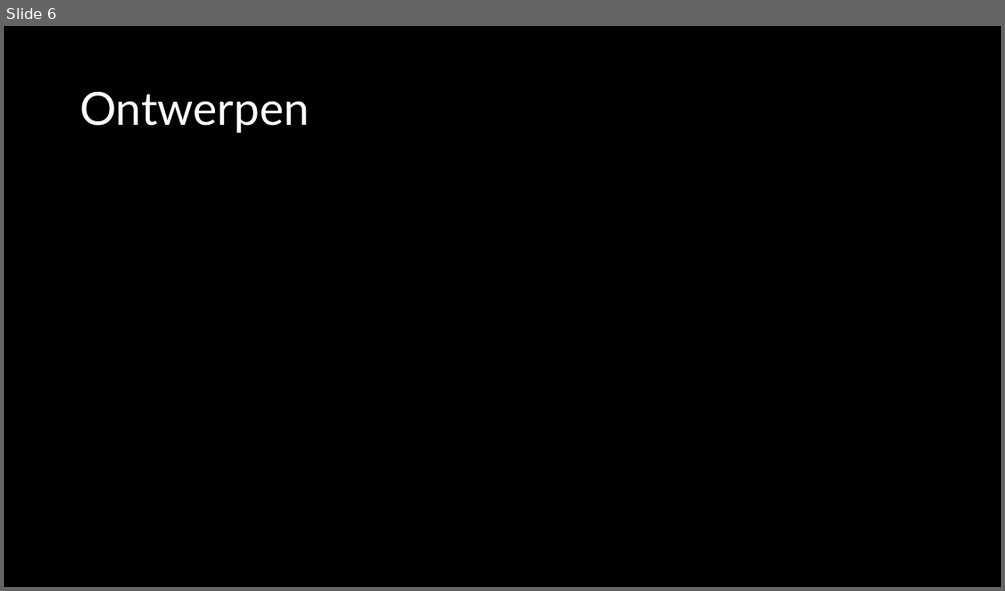
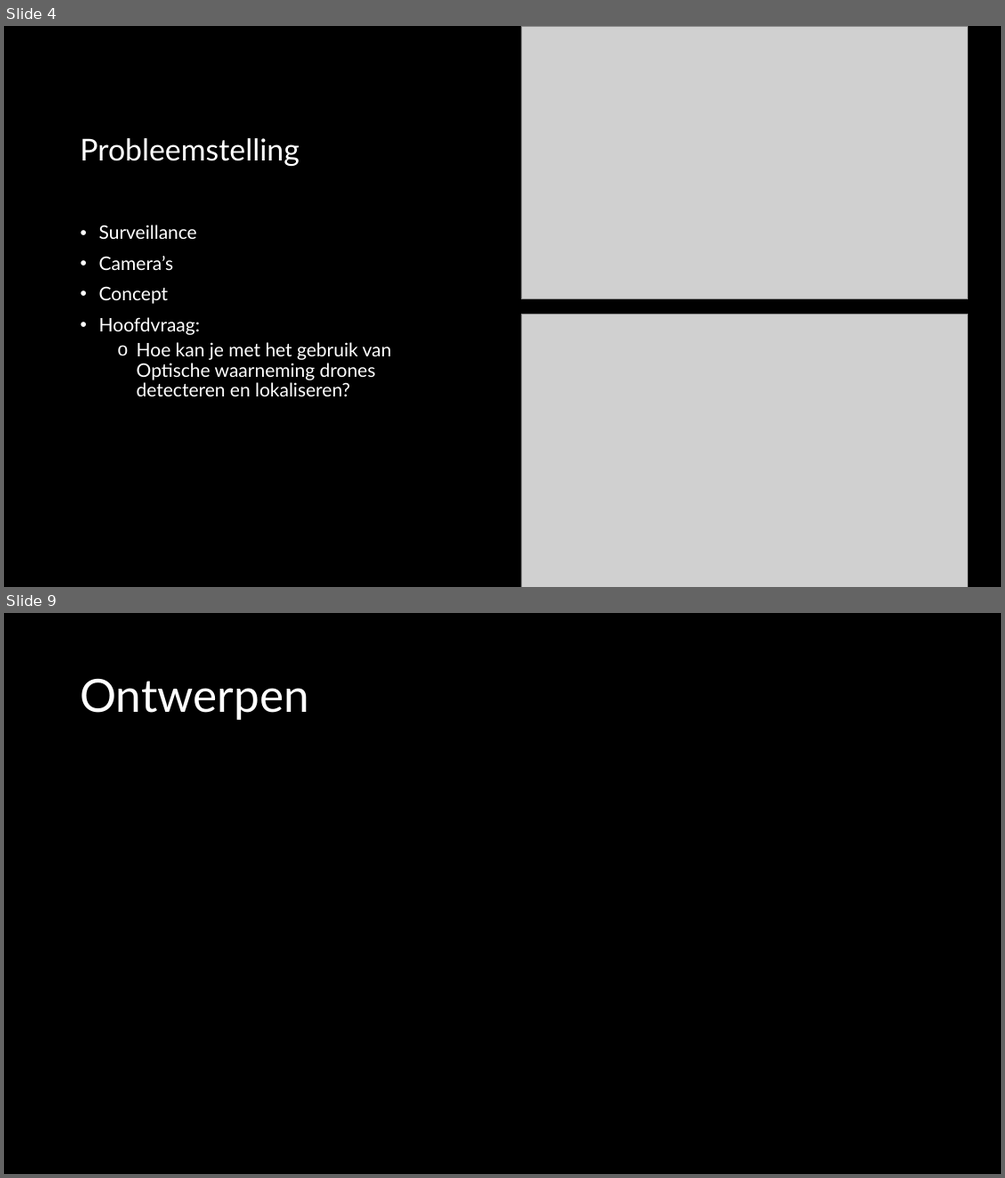
Before and after one commit to TomHeij/Project5-6, a slide deck: Opleverset_Project_5-6/Manage_&_Control/50% Presentatie.pptx. Shown one above the other, each under a label of ours: slide 6 before the commit, slides 4 and 9 after it; the slides between them are not shown. The pictures are 1005x591 and 1005x1178 pixels, drawn with LibreOffice and Linux fonts; fonts in the diff are those of the drawing; grey boxes stand for pictures. Boxes give left, top, right and bottom in pixels: in the first picture for what was removed or moved away, otherwise in the second. Text is boxed around its words. In the diff, an @@ line names an element or a change of style, - is before the commit and + after.

```diff
--- a/Opleverset_Project_5-6/Manage_&_Control/50% Presentatie.pptx
+++ b/Opleverset_Project_5-6/Manage_&_Control/50% Presentatie.pptx
@@ slide 4 added at (x1=4, y1=26, x2=1001, y2=587), background #000000 @@
@@ picture added at (x1=521, y1=26, x2=968, y2=299) @@
@@ title added at (x1=80, y1=138, x2=299, y2=166), 29 pt, text #FFFFFF @@
+Probleemstelling
@@ text added at (x1=99, y1=224, x2=392, y2=396), 18 pt, text #FFFFFF @@
+• Surveillance
+• Camera’s
+• Concept
+• Hoofdvraag:
+  o Hoe kan je met het gebruik van Optische waarneming drones detecteren en lokaliseren?
@@ picture added at (x1=521, y1=313, x2=968, y2=587) @@
@@ what was slide 6 is now slide 9 @@
```
Also in this commit, not shown: 2 slides changed, 7 other slides added, 4 slides removed, 1 other file.
